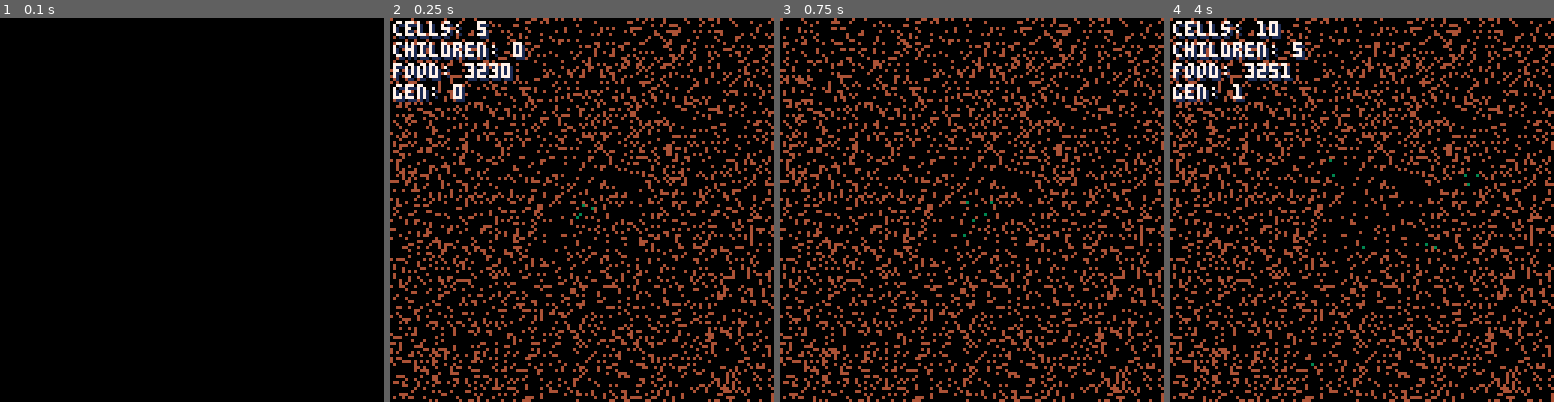
Above: before the commit, frames 1-4 (left to right).
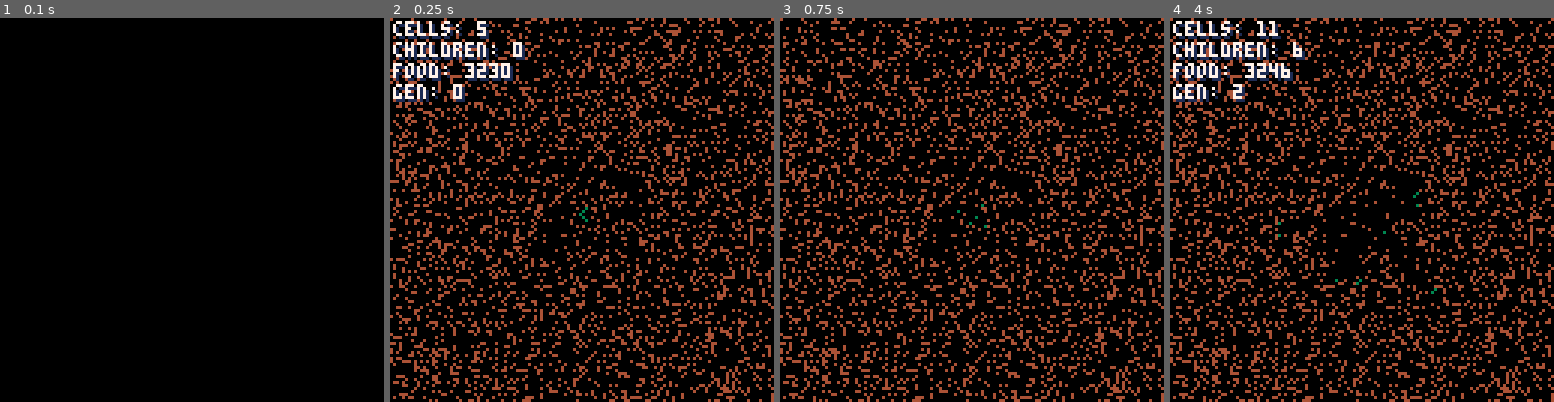
Above: after the commit, the same moments.

Repository: lewsid/petri
Game: PICO-8 cartridge petri.p8
Same seed, same stepped clock (60 frames per second), same inputs: the game is played once before the commit and once after it.
Inputs:
- Up to frame 1 (0.1 s): no input
- Up to frame 2 (0.25 s): no input
- Up to frame 3 (0.75 s): tap X (X key) at 0.33 s
- Up to frame 4 (4 s): tap X (X key) at 1.07, 1.85, 2.97 s

Frame 1 is identical in both runs. In frame 2, less than 0.1% of the frame differs, in the area x 48-54%, y 48-54%; in frame 3, 0.1%; in frame 4, 1.1%, in the area x 16-81%, y 0-91%.

Commit message:
added releases folder

Diff:
--- a/petri.p8
+++ b/petri.p8
@@ -9,24 +9,27 @@
 --game parameters
 cells={}
 food={}
+
 upkeep={frames=0,seconds=0}
 
 config={
- food_sparsity=5,--higher=less
- food_rate=1,--higher=slower
- spawn_count=5,
- border=0,
- mutation_rate=5,
- start_move_count=20,
- max_moves=200,
- food_col=4,
- show_ui=true}
+	food_sparsity=5,--higher=less
+	food_rate=1,--higher=slower
+	spawn_count=5,
+	border=0,
+	mutation_rate=5,
+	start_move_count=20,
+	max_moves=200,
+	food_col=4,
+	show_ui=true
+}
 
 stats={
- births=0,
- generation=0,
- food_count=0
+	births=0,
+	generation=0,
+	food_count=0
 }
+
 function _init()
 	cls()
 	init_food()
@@ -56,139 +59,135 @@
 end
 
 function _draw()
- cls()
- foreach(cells,draw_cell)
+	cls()
+	foreach(cells,draw_cell)
 	draw_food()
 	if(config.show_ui) draw_ui()
 end
+
 -->8
 --inits
 
 function init_food()
 	for x=0,127 do
-	 food[x]={}
-	 for y=0,127 do
-	  food[x][y]=flr(rnd(config.food_sparsity))+1
-	  if(food[x][y]==1) then
-	   stats.food_count+=1
-	  end
-	 end
+		food[x]={}
+		for y=0,127 do
+			food[x][y]=flr(rnd(config.food_sparsity))+1
+			if(food[x][y]==1) then
+				stats.food_count+=1
+			end
+		end
 	end
 end
 
 --spawn a food pellet
 function init_pellet()
- local r_x=flr(rnd(128))
- local r_y=flr(rnd(128))
-
- if(food[r_x][r_y]!=1) then
+	local r_x=flr(rnd(128))
+	local r_y=flr(rnd(128))
+
+	if(food[r_x][r_y]!=1) then
 		food[r_x][r_y]=1
-	 stats.food_count+=1
+		stats.food_count+=1
 	end
 end
 
 function init_cell(parent)
- --basic template
- cell={
-	 health=10,x=64,y=64,
-  col=3,dir_x=0,dir_y=0,
-  last_check=0,
-  last_move=1,
-  state="alive",
-  dna={}}
-
- if(parent) then
- 	--spawn on parent
- 	cell.x=parent.x
- 	cell.y=parent.y
- 	cell.last_move=1
-
- 	--inherit dna
-  cell["dna"]=copy(parent["dna"])
-
- 	--add pattern mutation(s)
-  for i=0,config.mutation_rate do
-   if(#cell["dna"]["pattern"]+1<config.max_moves)
-    then
-   		cell["dna"]["pattern"]
-    	[#cell["dna"]["pattern"]+1]=
-    	flr(rnd(4))+1
-  	end
-  end
-
-  --output move list
-  local output="["
-  for i=1,#cell["dna"]["pattern"] do
-   output=output..cell["dna"]["pattern"][i];
-   if(i!=#cell["dna"]["pattern"]) then
-   	output=output.."|"
-   end
-  end
-  output=output.."]"
-  printh(output)
- else
-  --set random attributes
-  cell["dna"]["speed"]=flr(rnd(4))
-  cell["dna"]["heartiness"]=flr(rnd(4))
-  cell["dna"]["pattern"]={}
-
-  for i=1,config.start_move_count do
-   cell["dna"]["pattern"][i]
-    =flr(rnd(4))+1
-  end
-
- end
-
- --update generation counter
- local dif=#cell["dna"]["pattern"]
-  -config.start_move_count
-
- local gen=flr(dif/config.mutation_rate)
-
- if(gen>stats.generation) then
- 	stats.generation=gen
- end
-
- --add cell
- add(cells,cell)
-
- --play birth sound
- sfx(0)
-
- return cell
+	--basic template
+	cell={
+		health=10,x=64,y=64,
+		col=3,dir_x=0,dir_y=0,
+		last_check=0,
+		last_move=1,
+		state="alive",
+		dna={}
+	}
+
+	if(parent) then
+		--spawn on parent
+		cell.x=parent.x
+		cell.y=parent.y
+		cell.last_move=1
+
+		--inherit dna
+		cell["dna"]=copy(parent["dna"])
+
+		--add pattern mutation(s)
+		for i=0,config.mutation_rate do
+			if(#cell["dna"]["pattern"]+1<config.max_moves) then
+				cell["dna"]["pattern"][#cell["dna"]["pattern"]+1]=flr(rnd(4))+1
+			end
+		end
+
+		--output move list
+		local output="["
+		for i=1,#cell["dna"]["pattern"] do
+			output=output..cell["dna"]["pattern"][i];
+			if(i!=#cell["dna"]["pattern"]) then
+				output=output.."|"
+			end
+		end
+		output=output.."]"
+		printh(output)
+	else
+		--set random attributes
+		cell["dna"]["speed"]=flr(rnd(4))
+		cell["dna"]["heartiness"]=flr(rnd(4))
+		cell["dna"]["pattern"]={}
+
+		for i=1,config.start_move_count do
+			cell["dna"]["pattern"][i]=flr(rnd(4))+1
+		end
+	end
+
+	--update generation counter
+	local dif=#cell["dna"]["pattern"]-config.start_move_count
+
+	local gen=flr(dif/config.mutation_rate)
+
+	if(gen>stats.generation) then
+		stats.generation=gen
+	end
+
+	--add cell
+	add(cells,cell)
+
+	--play birth sound
+ 	sfx(0)
+
+	return cell
 end
 
 -->8
 --updates
 
 function update_cell(cell)
- --handle cell death
- if(cell.state=="dead") then
- 	del(cells,cell)
-
- 	--turn it into food
- 	food[cell.x][cell.y]=1
- 	stats.food_count+=1
-
- 	--death sound
- 	--sfx(1)
-
- 	return false
- end
-
- --change cell color
+	--handle cell death
+	if(cell.state=="dead") then
+		del(cells,cell)
+
+		--turn it into food
+		food[cell.x][cell.y]=1
+		stats.food_count+=1
+
+		--death sound
+		--sfx(1)
+
+		return false
+	end
+
+	--change cell color
 	if(cell.health>=8) then
 		cell.col=3
 	elseif(cell.health>=6) then
 		cell.col=11
 	elseif(cell.health>=4) then
-	 cell.col=10
+		cell.col=10
 	elseif(cell.health>=2) then
-	 cell.col=9
+		cell.col=9
 	elseif(cell.health>=1) then
-	 cell.col=8
+		cell.col=8
 	else
-	 cell.col=0
+		cell.col=0
 	end
 
 	--reproduce
@@ -200,19 +199,19 @@
 
 	local move=cell["dna"]["pattern"][cell.last_move]
 	if(move==1) then
-	 --right
+		--right
 		cell.dir_x=1
 		cell.dir_y=0
 	elseif(move==2) then
-	 --down
-	 cell.dir_x=0
-	 cell.dir_y=1
+		--down
+		cell.dir_x=0
+		cell.dir_y=1
 	elseif(move==3) then
-	 --up
-	 cell.dir_x=0
-	 cell.dir_y=-1
+		--up
+		cell.dir_x=0
+		cell.dir_y=-1
 	elseif(move==4) then
-	 --left
+		--left
 		cell.dir_x=-1
 		cell.dir_y=0
 	end
@@ -222,63 +221,62 @@
 	cell.y+=cell.dir_y
 
 	if(cell.last_move>=#cell["dna"]["pattern"]) then
-	 cell.last_move=1
+		cell.last_move=1
 	else
-	 cell.last_move+=1
+		cell.last_move+=1
 	end
 
 	--wrap boundaries
 	if(config.border==1) then
-	 if(cell.y>127) cell.y=127
-	 if(cell.y<0) cell.y=0
-  if(cell.x>127) cell.x=127
-  if(cell.x<0) cell.x=0
+		if(cell.y>127) cell.y=127
+		if(cell.y<0) cell.y=0
+		if(cell.x>127) cell.x=127
+		if(cell.x<0) cell.x=0
 	else
-	 if(cell.y>127) cell.y=0
-	 if(cell.y<0) cell.y=127
-  if(cell.x>127) cell.x=0
-  if(cell.x<0) cell.x=127
+		if(cell.y>127) cell.y=0
+		if(cell.y<0) cell.y=127
+		if(cell.x>127) cell.x=0
+		if(cell.x<0) cell.x=127
 	end
 
 	--consume food
-	if(food[cell.x][cell.y]
-	 ==1) then
-	 consume_food(cell)
-	end
-
- --check health every second
- if(cell.last_check
-  <flr(upkeep.seconds)) then
- 	cell.health-=1
- 	if(cell.health==0) then
- 	 cell.state="dead"
- 	end
- end
-
-	--update the last health check
-	cell.last_check=flr(upkeep.seconds)
+	if(food[cell.x][cell.y]==1) then
+		consume_food(cell)
+	end
+
+ 	--check health every second
+	if(cell.last_check<flr(upkeep.seconds)) then
+		cell.health-=1
+		if(cell.health==0) then
+			cell.state="dead"
+		end
+
+		--update the last health check
+		cell.last_check=flr(upkeep.seconds)
+	end
 end
 
 function consume_food(cell)
- cell.health+=1
- food[cell.x][cell.y]=0
- stats.food_count-=1
-end
+	cell.health+=1
+	food[cell.x][cell.y]=0
+	stats.food_count-=1
+end
+
 -->8
 --draws
 
 function draw_food()
 	for x=0,127 do
-	 for y=0,127 do
-	  if(food[x][y]==1) then
-	   pset(x,y,config.food_col)
-	  end
-	 end
+		for y=0,127 do
+			if(food[x][y]==1) then
+				pset(x,y,config.food_col)
+			end
+		end
 	end
 end
 
 function draw_ui()
- print("cells: "..#cells,2,2,1)
+	print("cells: "..#cells,2,2,1)
 	print("cells: "..#cells,1,1,7)
 
 	print("children: "..stats.births,2,9,1)
@@ -287,49 +285,51 @@
 	print("food: "..stats.food_count,2,16,1)
 	print("food: "..stats.food_count,1,15,7)
 
- print("gen: "..stats.generation,2,23,1)
+	print("gen: "..stats.generation,2,23,1)
 	print("gen: "..stats.generation,1,22,7)
 end
 
 function draw_cell(cell)
- if(cell.state!="dead") then
- 	pset(cell.x,cell.y,cell.col)
-	end
-end
+	if(cell.state!="dead") then
+		pset(cell.x,cell.y,cell.col)
+	end
+end
+
 -->8
 --helpers
 
 --deep table copy
 --https://stackoverflow.com/a/26367080
 function copy(obj,seen)
-  if type(obj) ~= 'table' then return obj end
-  if seen and seen[obj] then return seen[obj] end
-  local s = seen or {}
-  local res = setmetatable({}, getmetatable(obj))
-  s[obj] = res
-  for k, v in pairs(obj) do res[copy(k, s)] = copy(v, s) end
-  return res
-end
+	if type(obj) ~= 'table' then return obj end
+	if seen and seen[obj] then return seen[obj] end
+	local s = seen or {}
+	local res = setmetatable({}, getmetatable(obj))
+	s[obj] = res
+	for k, v in pairs(obj) do res[copy(k, s)] = copy(v, s) end
+	return res
+end
+
 -->8
 --scraps
 
 function random_move(cell)
- --make a random move
+	--make a random move
 	local move=flr(rnd(4))
 	if(move==0) then
-	 --right
+		--right
 		cell.dir_x=1
 		cell.dir_y=0
 	elseif(move==1) then
-	 --down
-	 cell.dir_x=0
-	 cell.dir_y=1
+		--down
+		cell.dir_x=0
+		cell.dir_y=1
 	elseif(move==2) then
-	 --up
-	 cell.dir_x=0
-	 cell.dir_y=-1
+		--up
+		cell.dir_x=0
+		cell.dir_y=-1
 	elseif(move==3) then
-	 --left
+		--left
 		cell.dir_x=-1
 		cell.dir_y=0
 	end
Not shown, added: releases/a.0.6/petri.html
Not shown, added: releases/a.0.6/petri.js
